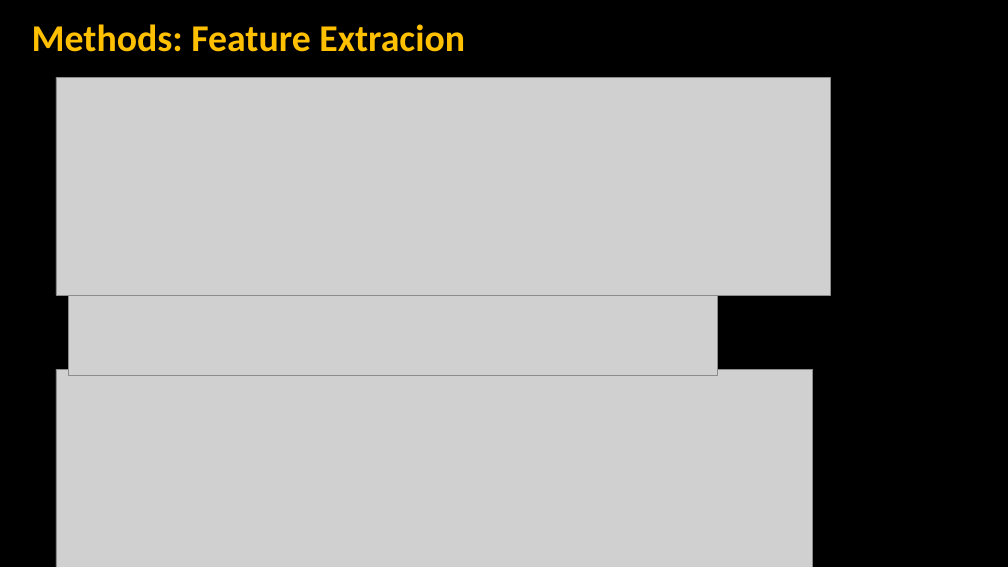
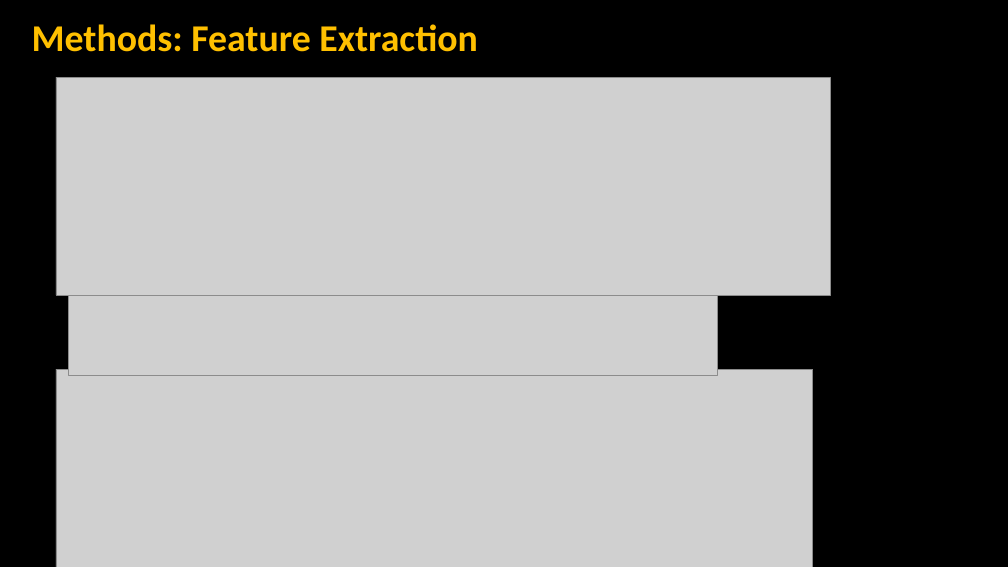
Before and after one commit to NikoHems/EEG_fNRIS_AD, a slide deck: slide 8 of EEG_fNIRS/presentation/eeg_fnirs_ad_detection.pptx. Drawn at 1008x567 pixels with LibreOffice and Linux fonts; fonts in the diff are those of the drawing; grey boxes stand for pictures; background and template pictures are left out. Boxes give left, top, right and bottom in pixels: in the first picture for what was removed or moved away, otherwise in the second. Text is boxed around its words. In the diff, an @@ line names an element or a change of style, - is before the commit and + after.

```diff
--- a/EEG_fNIRS/presentation/eeg_fnirs_ad_detection.pptx
+++ b/EEG_fNIRS/presentation/eeg_fnirs_ad_detection.pptx
@@ title at (x1=32, y1=24, x2=478, y2=52): text changed @@
-Methods: Feature Extracion
+Methods: Feature Extraction
```
Also in this commit, not shown: 3 other slides changed.
